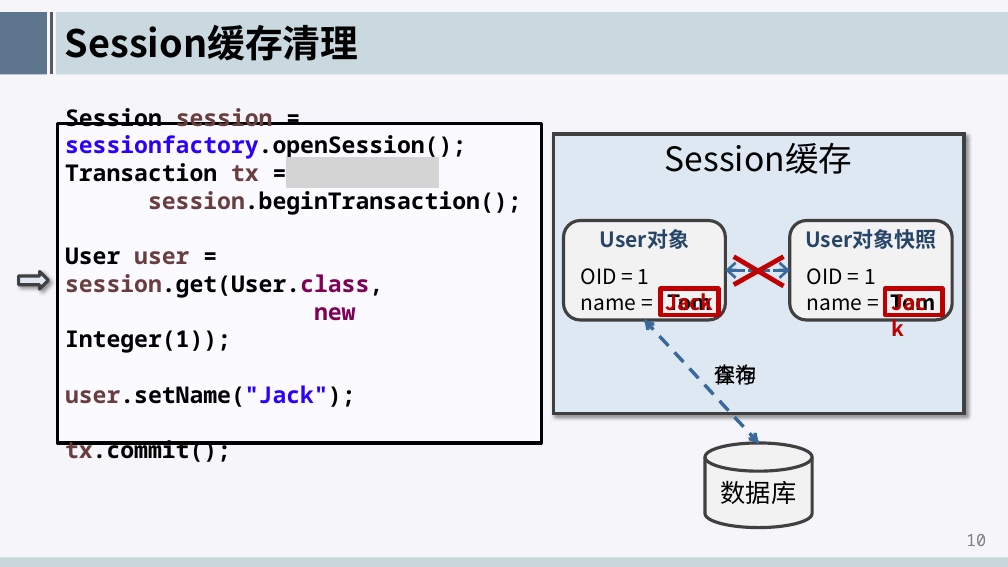
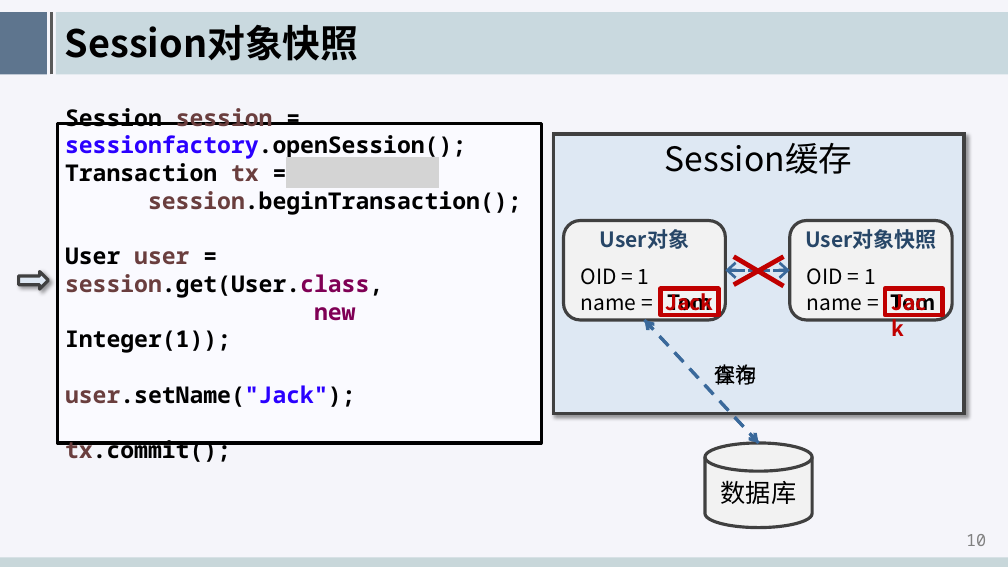
Before and after one commit to edu2act/course-hibernate, a slide deck: slide 11 of meterials/slides/ch07-manage-persistant-object.pptx. Drawn at 1008x567 pixels with LibreOffice and Linux fonts; fonts in the diff are those of the drawing; background and template pictures are left out. Boxes give left, top, right and bottom in pixels: in the first picture for what was removed or moved away, otherwise in the second. Text is boxed around its words. In the diff, an @@ line names an element or a change of style, - is before the commit and + after.

```diff
--- a/meterials/slides/ch07-manage-persistant-object.pptx
+++ b/meterials/slides/ch07-manage-persistant-object.pptx
@@ title at (65,25,359,61): text changed @@
-Session缓存清理
+Session对象快照
```
Also in this commit, not shown: 4 other slides changed, 2 other files.
